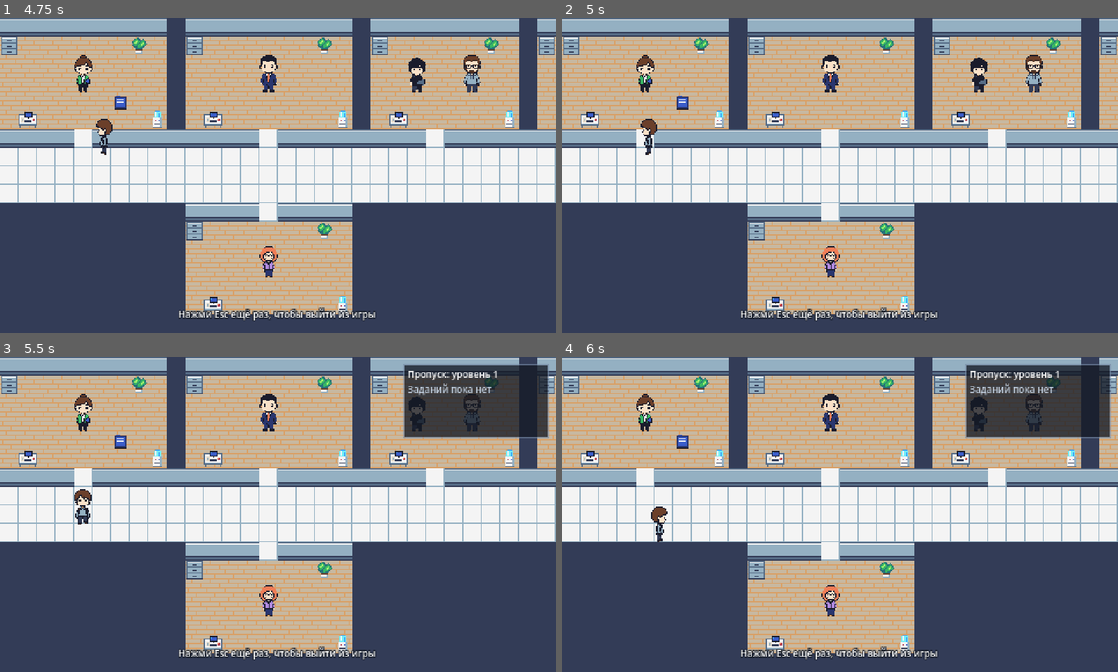
Above: before the commit, frames 1-4 (two rows, left to right).
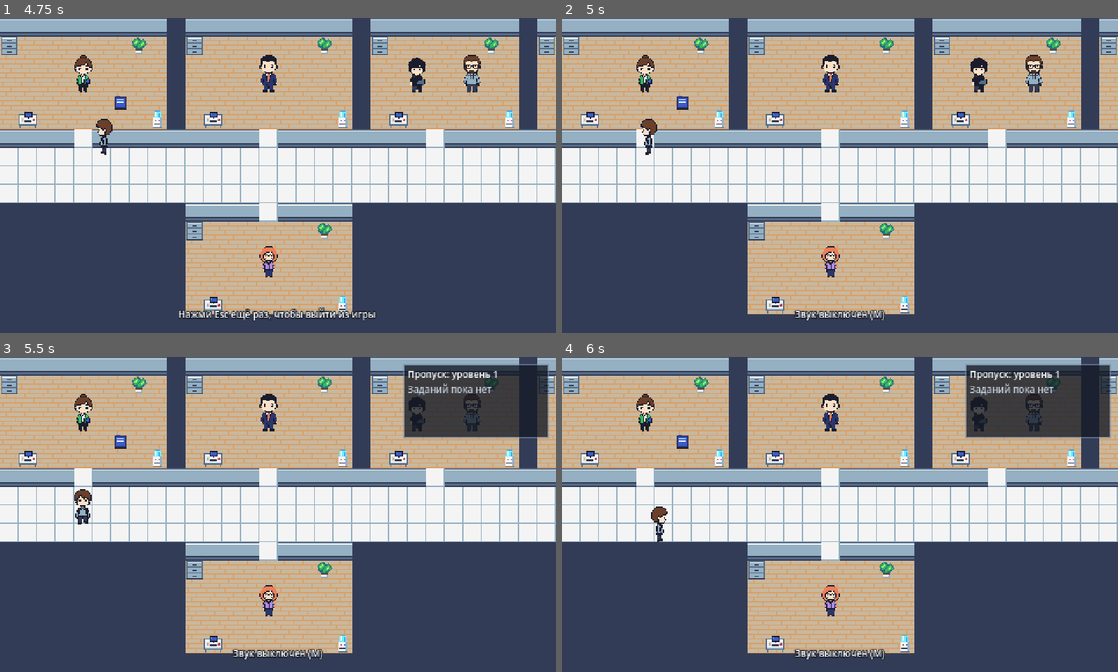
Above: after the commit, the same moments.

Repository: MArtyoma/LevelUp
Game: Godot game, scene res://src/main.tscn
The game is run twice, just before and just after one commit, with the same random seed, the same clock (stepped at 60 frames per second) and the same inputs.
Inputs:
- Up to frame 1 (4.75 s): tap Enter at 0.5, 3.6 s; hold D (move_right) 0.53-1.28 s; hold J (toggle_quests) 0.53-1.28 s; tap Space (ui_select) at 0.77, 0.8, 1.07, 1.35, 1.52, 1.82, 2, 2.3, 3.02, 3.32, 3.77, 3.8, 4.07, 4.52 s; hold S (move_down) 1.28-2.03 s; tap J (toggle_quests) at 1.55, 2.85, 4.55 s; hold D (move_right) 2.03-2.78 s; hold E (interact) 2.03-2.78 s; hold W (move_up) 2.78-3.53 s; hold A (move_left) from 3.53 s (still down); tap Escape (ui_cancel) at 4.15 s; tap Tab at 4.35 s
- Up to frame 2 (5 s): keep holding A (move_left); tap Space (ui_select) at 4.82 s; tap M (toggle_mute, bound only after the commit) at 4.9 s
- Up to frame 3 (5.5 s): release A (move_left) at 5.03 s; hold S (move_down) from 5.03 s (still down); hold J (toggle_quests) from 5.03 s (still down); tap Space (ui_select) at 5.3 s
- Up to frame 4 (6 s): release S (move_down) at 5.78 s; release J (toggle_quests) at 5.78 s; hold D (move_right) from 5.78 s (still down); tap Space (ui_select) at 5.85 s

Frame 1 is identical in both runs. In frame 2, 0.8% of the frame differs, in the area x 32-68%, y 91-97%; in frame 3, 0.8%; in frame 4, 0.8%.

Commit message:
Звук: музыка, голоса, шаги по поверхности, отклики на квесты
Автозагрузка Sound слушает EventBus: писк реплики с высотой голоса из id
сотрудника, щелчки вариантов ответа, квест выдан/выполнен, пропуск, отказ двери,
промах и проигрыш в дуэли. Музыка офиса петлёй, в дуэли — своя. Шаг звучит по
тайлу под ногами (слой данных surface в тайлсете: ковролин или плитка). M — звук
вкл/выкл.

Звуки — черновики _placeholder, на слух не проверены: писки sfxr (параметры в
tools/audio/chosen/), шаги и музыка — Stable Audio на arrakis; шаги нарезаны из
серий новым tools/audio/slice_steps.py. Инструменты генерации кладут .gdignore,
чтобы Godot не импортировал черновики. 5 новых тестов.

Co-Authored-By: Claude Opus 5.5 <noreply@anthropic.com>

Diff:
--- a/assets/tiles/office_placeholder.tres
+++ b/assets/tiles/office_placeholder.tres
@@ -5,7 +5,9 @@
 [sub_resource type="TileSetAtlasSource" id="TileSetAtlasSource_fr3ay"]
 texture = ExtResource("1_kwl33")
 0:0/0 = 0
+0:0/0/custom_data_0 = "carpet"
 1:0/0 = 0
+1:0/0/custom_data_0 = "tile"
 2:0/0 = 0
 2:0/0/physics_layer_0/polygon_0/points = PackedVector2Array(-8, -8, 8, -8, 8, 8, -8, 8)
 3:0/0 = 0
@@ -22,6 +24,7 @@
 2:1/0 = 0
 2:1/0/physics_layer_0/polygon_0/points = PackedVector2Array(-7, -4, 7, -4, 7, 4, -7, 4)
 3:1/0 = 0
+3:1/0/custom_data_0 = "carpet"
 4:1/0 = 0
 5:1/0 = 0
 6:1/0 = 0
@@ -30,4 +33,6 @@
 [resource]
 physics_layer_0/collision_layer = 1
 physics_layer_0/collision_mask = 0
+custom_data_layer_0/name = "surface"
+custom_data_layer_0/type = 4
 sources/0 = SubResource("TileSetAtlasSource_fr3ay")
--- /dev/null
+++ b/default_bus_layout.tres
@@ -0,0 +1,20 @@
+[gd_resource type="AudioBusLayout" format=3]
+
+; Шины звука. Общая громкость музыки и звуков — здесь (или в редакторе:
+; нижняя панель Audio). Громкость отдельных звуков — src/autoload/sound.gd, VOLUME_DB.
+; Музыка сведена на -16 LUFS (tools/audio/gen_audio.py) — это громко для фона,
+; поэтому шина Music тише нуля.
+
+[resource]
+bus/1/name = &"Music"
+bus/1/solo = false
+bus/1/mute = false
+bus/1/bypass_fx = false
+bus/1/volume_db = -12.0
+bus/1/send = &"Master"
+bus/2/name = &"SFX"
+bus/2/solo = false
+bus/2/mute = false
+bus/2/bypass_fx = false
+bus/2/volume_db = 0.0
+bus/2/send = &"Master"
--- a/project.godot
+++ b/project.godot
@@ -23,6 +23,7 @@
 QuestLog="*res://src/autoload/quest_log.gd"
 DialogueRunner="*res://src/autoload/dialogue_runner.gd"
 Telemetry="*res://src/autoload/telemetry.gd"
+Sound="*res://src/autoload/sound.gd"
 SaveGame="*res://src/autoload/save_game.gd"
 
 [display]
@@ -86,6 +87,11 @@
 , Object(InputEventKey,"resource_local_to_scene":false,"resource_name":"","device":16,"window_id":0,"alt_pressed":false …(186 unchanged characters)…
 ]
 }
+toggle_mute={
+"deadzone": 0.2,
+"events": [Object(InputEventKey,"resource_local_to_scene":false,"resource_name":"","device":16,"window_id":0,"alt_pressed":false,"shift_pressed":false,"ctrl_pressed":false,"meta_pressed":false,"pressed":false,"keycode":0,"physical_keycode":77,"key_label":0,"unicode":0,"location":0,"echo":false,"script":null)
+]
+}
 
 [layer_names]
 
--- a/src/actors/player/player.gd
+++ b/src/actors/player/player.gd
@@ -45,11 +45,15 @@
 var _current_target: Node2D = null
 var _animation_time: float = 0.0
 
+# Слои тайлов уровня, верхний первым: по ним узнаём, по чему идём (звук шага).
+var _floor_layers: Array[TileMapLayer] = []
+
 
 func _ready() -> void:
 	_apply_grid()
 	_interaction_area.area_entered.connect(_on_reachable_entered)
 	_interaction_area.area_exited.connect(_on_reachable_exited)
+	_find_floor_layers()
 
 
 ## Подгоняет всё под текущий размер тайла (см. `src/core/grid.gd`).
@@ -193,8 +197,39 @@
 		_set_frame(0)
 		return
 	_animation_time += delta * ANIMATION_FPS
-	_set_frame(int(_animation_time) % _sprite.hframes)
+	var column := int(_animation_time) % _sprite.hframes
+	# В листе нога поднята в нечётных кадрах; шаг слышен, когда она опускается.
+	if column != _sprite.frame_coords.x and column % 2 == 0:
+		Sound.footstep(surface_under_feet())
+	_set_frame(column)
 
 
 func _set_frame(column: int) -> void:
 	_sprite.frame_coords.x = column
+
+
+# --- Звук шагов ---------------------------------------------------------------
+
+## Уровень добавлен в мир раньше игрока (src/main.gd), так что слои уже на месте.
+## Нужны только те, у тайлсета которых есть слой данных `surface`
+## (tools/build_tileset.gd): level designer для новой карты ничего настраивать не надо.
+func _find_floor_layers() -> void:
+	var world := get_parent()
+	if world == null:
+		return
+	for node in world.find_children("*", "TileMapLayer", true, false):
+		var layer := node as TileMapLayer
+		if layer.tile_set != null and layer.tile_set.has_custom_data_layer_by_name("surface"):
+			_floor_layers.push_front(layer)
+
+
+## По чему стоит игрок: "carpet", "tile" или "" (не знаем — звучит ковролин).
+func surface_under_feet() -> String:
+	for layer in _floor_layers:
+		var data := layer.get_cell_tile_data(layer.local_to_map(layer.to_local(global_position)))
+		if data == null:
+			continue
+		var surface := String(data.get_custom_data("surface"))
+		if not surface.is_empty():
+			return surface
+	return ""
--- /dev/null
+++ b/src/autoload/sound.gd
@@ -0,0 +1,283 @@
+extends Node
+
+## Звуки и музыка.
+##
+## Владелец: лид. Сами звуки — artist (`assets/sfx/`, `assets/music/`).
+##
+## Как интерфейс, про игру знает только через EventBus: квесты не знают, что у них
+## есть звук, а звук не лезет в квесты. Прямо сюда обращаются двое — окно разговора
+## (щелчки по вариантам ответа) и игрок (шаги): у этих событий нет сигнала в шине,
+## и заводить сигнал на каждый шаг шина запрещает.
+##
+## **Файлы ищутся по имени, как картинки в `OwnArt`:**
+##
+##   assets/sfx/<имя>.wav                звук, который выбрал человек
+##   assets/sfx/<имя>_placeholder.wav    черновик нейросети или sfxr (tools/audio/)
+##   assets/sfx/<имя>_0.wav, <имя>_1 ... варианты — играется случайный (шаги)
+##
+## Файл человека важнее черновика: положил `quest_done.wav` рядом с
+## `quest_done_placeholder.wav` — в игре сразу он. Музыка — `assets/music/<имя>.ogg`
+## по тем же правилам. **Файла нет — тишина, а не ошибка:** игра обязана работать
+## и без звука, на замере он может быть выключен.
+
+const SFX_DIR := "res://assets/sfx/"
+const MUSIC_DIR := "res://assets/music/"
+const MAX_VARIANTS := 8
+
+## Сколько звуков может звучать одновременно. Больше — самый старый обрывается.
+const VOICES := 6
+
+## Громкость звуков относительно друг друга, dB. Писки sfxr громкие по природе
+## (квадратная волна на полной громкости), поэтому они тише нуля; шаги — фон.
+## Общая громкость — шины Music и SFX в default_bus_layout.tres.
+const VOLUME_DB := {
+	"talk": -14.0,
+	"ui_select": -18.0,
+	"ui_confirm": -14.0,
+	"ui_cancel": -14.0,
+	"journal": -18.0,
+	"door_denied": -12.0,
+	"objective": -12.0,
+	"quest_new": -10.0,
+	"quest_done": -8.0,
+	"access_up": -10.0,
+	"duel_miss": -10.0,
+	"duel_lost": -10.0,
+	"step_carpet": -12.0,
+	"step_tile": -14.0,
+}
+
+## Если несколько событий пришли разом (выполнил цель — закрылся квест — выдали
+## пропуск), играет одно, самое важное. Три звука подряд за один кадр — каша.
+const PRIORITY := {
+	"objective": 1,
+	"quest_new": 2,
+	"access_up": 2,
+	"quest_done": 3,
+}
+
+## Высота «голоса» NPC в разговоре. Берётся из id, а не случайно: у Кима всегда
+## один и тот же голос, и его узнаёшь, не глядя на портрет.
+const VOICE_PITCH_MIN := 0.8
+const VOICE_PITCH_MAX := 1.3
+
+const MUSIC_FADE_SECONDS := 0.8
+const SILENT_DB := -40.0
+
+## Что играет сейчас: имя музыки ("" — тишина) и последние звуки. Нужно тестам
+## и для отладки: звук в headless не услышишь.
+var music_name: String = ""
+var recent: Array[String] = []
+
+var _cache: Dictionary = {}
+var _last_variant: Dictionary = {}
+var _pool: Array[AudioStreamPlayer] = []
+var _music: AudioStreamPlayer
+var _music_tween: Tween
+var _music_before_duel: String = ""
+var _voice_pitch: float = 1.0
+var _pending: String = ""
+
+# Без экрана (тесты, проверка данных) звук никто не услышит, а играющий в момент
+# выхода звук Godot записывает в утечки — лог тестов в CI краснеет на пустом месте.
+# Поэтому в headless звуки только запоминаются в `recent`, но не играют.
+var _silent: bool = DisplayServer.get_name() == "headless"
+
+
+func _ready() -> void:
+	# Звук паузы не боится: меню паузы тоже щёлкает.
+	process_mode = Node.PROCESS_MODE_ALWAYS
+	for i in VOICES:
+		var player := AudioStreamPlayer.new()
+		player.bus = _bus("SFX")
+		add_child(player)
+		_pool.append(player)
+	_music = AudioStreamPlayer.new()
+	_music.bus = _bus("Music")
+	add_child(_music)
+	_connect_to_bus()
+
+
+func _connect_to_bus() -> void:
+	EventBus.dialogue_started.connect(_on_dialogue_started)
+	EventBus.dialogue_line_shown.connect(func(_text: String, _speaker: String):
+		play("talk", _voice_pitch))
+	EventBus.duel_patience_changed.connect(_on_patience)
+	EventBus.dialogue_finished.connect(_on_dialogue_finished)
+	EventBus.quest_started.connect(func(_id: String): _queue("quest_new"))
+	EventBus.quest_objective_completed.connect(func(_quest: String, _objective: String):
+		_queue("objective"))
+	EventBus.quest_completed.connect(func(_id: String): _queue("quest_done"))
+	EventBus.access_level_changed.connect(func(_level: int): _queue("access_up"))
+	EventBus.access_denied.connect(func(_required: int, _current: int):
+		play("door_denied"))
+
+
+func _unhandled_input(event: InputEvent) -> void:
+	if not event.is_action_pressed("toggle_mute"):
+		return
+	var master := AudioServer.get_bus_index("Master")
+	AudioServer.set_bus_mute(master, not AudioServer.is_bus_mute(master))
+	EventBus.hint_shown.emit("Звук выключен (M)" if AudioServer.is_bus_mute(master)
+		else "Звук включён (M)")
+	get_viewport().set_input_as_handled()
+
+
+# --- Звуки --------------------------------------------------------------------
+
+## Сыграть звук по имени. `pitch` — высота: 1.0 как в файле.
+func play(sound_name: String, pitch: float = 1.0) -> void:
+	var stream := _pick(sound_name)
+	_remember(sound_name)
+	if stream == null or _silent:
+		return
+	var player := _free_player()
+	player.stream = stream
+	player.pitch_scale = pitch
+	player.volume_db = float(VOLUME_DB.get(sound_name, -10.0))
+	player.play()
+
+
+## Шаг игрока. `surface` — из тайлсета (слой данных `surface`): "carpet", "tile".
+## Высота чуть гуляет: одинаковые шаги подряд звучат как метроном.
+func footstep(surface: String) -> void:
+	play("step_" + (surface if not surface.is_empty() else "carpet"),
+		randf_range(0.92, 1.08))
+
+
+## Голос сотрудника: высота из его id, всегда одна и та же.
+static func voice_pitch(employee_id: String) -> float:
+	if employee_id.is_empty():
+		return 1.0
+	var t := float(absi(employee_id.hash()) % 1000) / 999.0
+	return lerpf(VOICE_PITCH_MIN, VOICE_PITCH_MAX, t)
+
+
+func _queue(sound_name: String) -> void:
+	if _pending.is_empty():
+		_flush_pending.call_deferred()
+	if int(PRIORITY.get(sound_name, 0)) >= int(PRIORITY.get(_pending, 0)):
+		_pending = sound_name
+
+
+func _flush_pending() -> void:
+	var sound_name := _pending
+	_pending = ""
+	if not sound_name.is_empty():
+		play(sound_name)
+
+
+func _remember(sound_name: String) -> void:
+	recent.append(sound_name)
+	if recent.size() > 16:
+		recent.pop_front()
+
+
+## Свободный проигрыватель, а если все заняты — тот, что играет дольше всех.
+func _free_player() -> AudioStreamPlayer:
+	var oldest := _pool[0]
+	for player in _pool:
+		if not player.playing:
+			return player
+		if player.get_playback_position() > oldest.get_playback_position():
+			oldest = player
+	return oldest
+
+
+## Случайный вариант, но не тот же, что в прошлый раз.
+func _pick(sound_name: String) -> AudioStream:
+	var variants := _variants(SFX_DIR, sound_name, "wav")
+	if variants.is_empty():
+		return null
+	var index := randi() % variants.size()
+	if variants.size() > 1 and index == int(_last_variant.get(sound_name, -1)):
+		index = (index + 1) % variants.size()
+	_last_variant[sound_name] = index
+	return variants[index]
+
+
+## Все файлы звука. Если человек положил хоть один свой вариант — черновики
+## этого звука больше не играют, даже если своих вариантов меньше.
+func _variants(folder: String, sound_name: String, extension: String) -> Array:
+	var key := folder + sound_name
+	if _cache.has(key):
+		return _cache[key]
+	var result: Array = []
+	for suffix: String in ["", "_placeholder"]:
+		var names: Array[String] = [sound_name]
+		for i in MAX_VARIANTS:
+			names.append("%s_%d" % [sound_name, i])
+		for base in names:
+			var path := "%s%s%s.%s" % [folder, base, suffix, extension]
+			if ResourceLoader.exists(path):
+				result.append(load(path))
+		if not result.is_empty():
+			break
+	_cache[key] = result
+	return result
+
+
+func _bus(bus_name: String) -> StringName:
+	return StringName(bus_name) if AudioServer.get_bus_index(bus_name) >= 0 else &"Master"
+
+
+# --- Музыка -------------------------------------------------------------------
+
+## Включить музыку по имени ("" — выключить). Смена — через затухание.
+func play_music(track: String) -> void:
+	if track == music_name:
+		return
+	music_name = track
+	var stream: AudioStream = null
+	var found := _variants(MUSIC_DIR, track, "ogg") if not track.is_empty() else []
+	if not found.is_empty():
+		stream = found[0]
+		# Петля включается здесь, а не галочкой в импорте: новый файл artist
+		# зациклится сам, настраивать ничего не надо.
+		if stream is AudioStreamOggVorbis:
+			(stream as AudioStreamOggVorbis).loop = true
+
+	if _music_tween != null:
+		_music_tween.kill()
+	_music_tween = create_tween()
+	if _music.playing:
+		_music_tween.tween_property(_music, "volume_db", SILENT_DB, MUSIC_FADE_SECONDS * 0.5)
+	_music_tween.tween_callback(_switch_music.bind(stream))
+	if stream != null:
+		_music_tween.tween_property(_music, "volume_db", 0.0, MUSIC_FADE_SECONDS)
+
+
+func _switch_music(stream: AudioStream) -> void:
+	_music.stop()
+	_music.stream = null
+	_music.stream = stream
+	if stream != null:
+		_music.volume_db = SILENT_DB
+		_music.play()
+
+
+# --- События разговора ----------------------------------------------------------
+
+func _on_dialogue_started(_dialogue_id: String, speaker: Dictionary) -> void:
+	_voice_pitch = voice_pitch(String(speaker.get("id", "")))
+
+
+## Первое сообщение о терпении приходит в начале дуэли (терпение полное) —
+## по нему включается музыка дуэли. Остальные — промахи игрока.
+func _on_patience(left: int, total: int) -> void:
+	if left == total:
+		if music_name != "duel":
+			_music_before_duel = music_name
+		play_music("duel")
+	else:
+		play("duel_miss")
+
+
+func _on_dialogue_finished(_dialogue_id: String, outcome: String) -> void:
+	match outcome:
+		"aborted":
+			play("ui_cancel")
+		"duel_lost":
+			play("duel_lost")
+	if music_name == "duel":
+		play_music(_music_before_duel)
--- a/src/main.gd
+++ b/src/main.gd
@@ -43,6 +43,7 @@
 	player.global_position = _spawn_position(level)
 	_world.add_child(player)
 	_limit_camera_to_level(level, player)
+	Sound.play_music("office")
 
 	EventBus.game_finished.connect(_on_game_finished)
 	print("LevelUp: компания %s, данные из %s" % [
--- a/src/ui/dialogue_box.gd
+++ b/src/ui/dialogue_box.gd
@@ -110,11 +110,17 @@
 		# пиксельный шрифт темой, эту строку можно убрать.
 		button.add_theme_font_size_override("font_size", Grid.ui_font_size(8))
 		var index := int(choice["index"])
-		button.pressed.connect(func(): DialogueRunner.choose(index))
+		button.pressed.connect(func():
+			Sound.play("ui_confirm")
+			DialogueRunner.choose(index))
 		_choices.add_child(button)
 
 	if _choices.get_child_count() > 0:
 		_choices.get_child(0).grab_focus()
+	# Щелчок при переходе между вариантами — только после первого фокуса:
+	# сам факт появления вариантов не должен щёлкать поверх голоса собеседника.
+	for button in _choices.get_children():
+		(button as Button).focus_entered.connect(Sound.play.bind("ui_select"))
 
 	if time_limit > 0.0:
 		_start_timer(time_limit)
--- a/src/ui/game_ui.gd
+++ b/src/ui/game_ui.gd
@@ -58,6 +58,7 @@
 func _unhandled_input(event: InputEvent) -> void:
 	if event.is_action_pressed("toggle_quests"):
 		_quest_panel.visible = not _quest_panel.visible
+		Sound.play("journal")
 		get_viewport().set_input_as_handled()
 
 
--- a/tests/test_runner.gd
+++ b/tests/test_runner.gd
@@ -15,6 +15,7 @@
 	preload("res://tests/test_quest_log.gd"),
 	preload("res://tests/test_dialogue_runner.gd"),
 	preload("res://tests/test_dialogue_box.gd"),
+	preload("res://tests/test_sound.gd"),
 	preload("res://tests/test_save_game.gd"),
 	preload("res://tests/test_grid.gd"),
 	preload("res://tests/test_level_scene.gd"),
--- /dev/null
+++ b/tests/test_sound.gd
@@ -0,0 +1,76 @@
+extends TestCase
+
+## Тесты звука. Услышать звук тест не может — проверяет, что звучать есть чему
+## и что звучит то, что нужно.
+
+const LEVEL_PATH := "res://src/levels/office_demo.tscn"
+const PLAYER_PATH := "res://src/actors/player/player.tscn"
+
+var _world: Node2D = null
+
+
+func after_each() -> void:
+	Sound.play_music("")
+	if is_instance_valid(_world):
+		_world.free()
+
+
+func test_every_sound_has_a_file() -> void:
+	# Имя в VOLUME_DB есть, файла нет — событие молчит, и никто этого не заметит.
+	for sound_name: String in Sound.VOLUME_DB:
+		check(not Sound._variants(Sound.SFX_DIR, sound_name, "wav").is_empty(),
+			"нет файла assets/sfx/%s[_N][_placeholder].wav" % sound_name)
+	for track: String in ["office", "duel"]:
+		check(not Sound._variants(Sound.MUSIC_DIR, track, "ogg").is_empty(),
+			"нет музыки assets/music/%s[_placeholder].ogg" % track)
+
+
+func test_voice_is_the_same_every_time() -> void:
+	var kim := Sound.voice_pitch("emp_kim")
+	equals(Sound.voice_pitch("emp_kim"), kim, "голос Кима должен быть всегда один")
+	check(kim >= Sound.VOICE_PITCH_MIN and kim <= Sound.VOICE_PITCH_MAX,
+		"высота голоса %.2f вне диапазона" % kim)
+	check(not is_equal_approx(kim, Sound.voice_pitch("emp_mironova")),
+		"у Кима и Мироновой одинаковые голоса")
+
+
+func test_many_events_at_once_play_one_sound() -> void:
+	# Последняя цель квеста: цель выполнена, квест закрыт, выдан пропуск — три
+	# события за кадр. Звучать должно одно, самое важное.
+	Sound.recent.clear()
+	EventBus.quest_objective_completed.emit("q", "o")
+	EventBus.access_level_changed.emit(2)
+	EventBus.quest_completed.emit("q")
+	Sound._flush_pending()
+	equals(Sound.recent.size(), 1, "за кадр должен прозвучать один звук")
+	equals(Sound.recent.back(), "quest_done", "из трёх событий главное — квест выполнен")
+
+
+func test_duel_music_starts_and_ends() -> void:
+	Sound.play_music("office")
+	EventBus.duel_patience_changed.emit(3, 3)
+	equals(Sound.music_name, "duel", "в начале дуэли должна включиться её музыка")
+	EventBus.duel_patience_changed.emit(2, 3)
+	equals(Sound.music_name, "duel", "промах не должен сбрасывать музыку дуэли")
+	EventBus.dialogue_finished.emit("duel", "duel_won")
+	equals(Sound.music_name, "office", "после дуэли должна вернуться музыка офиса")
+
+
+func test_footsteps_know_carpet_from_tiles() -> void:
+	_world = Node2D.new()
+	(Engine.get_main_loop() as SceneTree).current_scene.add_child(_world)
+	var level: Node = (load(LEVEL_PATH) as PackedScene).instantiate()
+	_world.add_child(level)
+	var ground := level.get_node("Ground") as TileMapLayer
+	var player: Player = (load(PLAYER_PATH) as PackedScene).instantiate()
+	_world.add_child(player)
+
+	var expected := { Vector2i(0, 0): "carpet", Vector2i(1, 0): "tile" }
+	for atlas: Vector2i in expected:
+		var cells := ground.get_used_cells_by_id(0, atlas)
+		check(not cells.is_empty(), "на карте нет тайла %s" % atlas)
+		if cells.is_empty():
+			continue
+		player.global_position = ground.to_global(ground.map_to_local(cells[0]))
+		equals(player.surface_under_feet(), expected[atlas],
+			"на тайле %s шаги звучат не так" % atlas)
--- /dev/null
+++ b/tools/audio/chosen/access_up.json
@@ -0,0 +1,11 @@
+{
+ "wave_type": 1,
+ "base_freq": 0.23789926959525787,
+ "freq_ramp": 0.1909633845743216,
+ "vib_strength": 0.17320868945035953,
+ "vib_speed": 0.5994771234975474,
+ "env_sustain": 0.08375905275556512,
+ "env_decay": 0.3567473740288428,
+ "_preset": "powerup",
+ "_seed": 8
+}
--- /dev/null
+++ b/tools/audio/chosen/door_denied.json
@@ -0,0 +1,12 @@
+{
+ "wave_type": 0,
+ "duty": 0.47142077840697405,
+ "base_freq": 0.39288890546751143,
+ "arp_speed": 0.6078091301134471,
+ "arp_mod": -0.27060982321395016,
+ "env_sustain": 0.160666062567866,
+ "env_decay": 0.23235888725334455,
+ "hpf_freq": 0.05,
+ "_preset": "cancel",
+ "_seed": 10
+}
--- /dev/null
+++ b/tools/audio/chosen/duel_miss.json
@@ -0,0 +1,10 @@
+{
+ "wave_type": 1,
+ "base_freq": 0.7687192163654379,
+ "freq_ramp": -0.4579293985692694,
+ "env_sustain": 0.004828642362681235,
+ "env_decay": 0.2642548583982617,
+ "hpf_freq": 0.17483640177100654,
+ "_preset": "hit",
+ "_seed": 7
+}
--- /dev/null
+++ b/tools/audio/chosen/journal.json
@@ -0,0 +1,9 @@
+{
+ "wave_type": 1,
+ "base_freq": 0.5791461442436253,
+ "env_sustain": 0.13948234964231737,
+ "env_decay": 0.00965728472536247,
+ "hpf_freq": 0.1,
+ "_preset": "blip",
+ "_seed": 7
+}
--- /dev/null
+++ b/tools/audio/chosen/objective.json
@@ -0,0 +1,10 @@
+{
+ "base_freq": 0.5133529296905244,
+ "env_sustain": 0.09622950358343829,
+ "env_decay": 0.15053235946034382,
+ "env_punch": 0.5114450768614823,
+ "arp_speed": 0.549488196985817,
+ "arp_mod": 0.5996514156650317,
+ "_preset": "pickup",
+ "_seed": 8
+}
--- /dev/null
+++ b/tools/audio/chosen/talk.json
@@ -0,0 +1,13 @@
+{
+ "wave_type": 0,
+ "duty": 0.33789926959525785,
+ "base_freq": 0.42934705078336705,
+ "env_attack": 0.02,
+ "env_sustain": 0.14819267691486432,
+ "env_decay": 0.10425926340253763,
+ "lpf_freq": 0.7494881969858169,
+ "hpf_freq": 0.05,
+ "volume": 0.35,
+ "_preset": "talk",
+ "_seed": 8
+}
--- /dev/null
+++ b/tools/audio/chosen/ui_cancel.json
@@ -0,0 +1,12 @@
+{
+ "wave_type": 0,
+ "duty": 0.3680117578143146,
+ "base_freq": 0.44622950358343827,
+ "arp_speed": 0.562633089865086,
+ "arp_mod": -0.3204816922871608,
+ "env_sustain": 0.12425926340253762,
+ "env_decay": 0.1747440984929085,
+ "hpf_freq": 0.05,
+ "_preset": "cancel",
+ "_seed": 8
+}
--- /dev/null
+++ b/tools/audio/chosen/ui_confirm.json
@@ -0,0 +1,13 @@
+{
+ "wave_type": 0,
+ "duty": 0.2971498294499487,
+ "base_freq": 0.37262737608867524,
+ "arp_speed": 0.6150934473039854,
+ "arp_mod": 0.3144872573335085,
+ "env_sustain": 0.17679410021533445,
+ "env_decay": 0.18656889169125856,
+ "env_punch": 0.2,
+ "hpf_freq": 0.05,
+ "_preset": "confirm",
+ "_seed": 7
+}
--- /dev/null
+++ b/tools/audio/chosen/ui_select.json
@@ -0,0 +1,11 @@
+{
+ "wave_type": 2,
+ "duty": 0.5,
+ "base_freq": 0.4801698347849004,
+ "env_sustain": 0.06952803419119562,
+ "env_decay": 0.08434617720005257,
+ "hpf_freq": 0.1,
+ "volume": 0.35,
+ "_preset": "select",
+ "_seed": 7
+}
--- a/tools/build_tileset.gd
+++ b/tools/build_tileset.gd
@@ -14,12 +14,14 @@
 
 const ATLAS_PATH := "res://assets/tiles/office_placeholder.png"
 const OUTPUT_PATH := "res://assets/tiles/office_placeholder.tres"
+const SURFACE_LAYER := "surface"
 
 ## Тайлы атласа: клетка, название, коробка столкновений в долях тайла.
-## `Vector2.ZERO` — сквозь тайл проходят.
+## `Vector2.ZERO` — сквозь тайл проходят. `surface` — по чему идёт игрок: от этого
+## зависит звук шага (src/autoload/sound.gd, assets/sfx/step_<surface>*.wav).
 const TILES := [
-	{ "cell": Vector2i(0, 0), "name": "ковролин",  "solid": Vector2.ZERO },
-	{ "cell": Vector2i(1, 0), "name": "плитка",    "solid": Vector2.ZERO },
+	{ "cell": Vector2i(0, 0), "name": "ковролин",  "solid": Vector2.ZERO, "surface": "carpet" },
+	{ "cell": Vector2i(1, 0), "name": "плитка",    "solid": Vector2.ZERO, "surface": "tile" },
 	{ "cell": Vector2i(2, 0), "name": "стена",     "solid": Vector2(1.0, 1.0) },
 	{ "cell": Vector2i(3, 0), "name": "верх стены","solid": Vector2.ZERO },
 	{ "cell": Vector2i(4, 0), "name": "стол",      "solid": Vector2(1.0, 0.625) },
@@ -29,7 +31,7 @@
 	{ "cell": Vector2i(0, 1), "name": "шкаф",      "solid": Vector2(1.0, 1.0) },
 	{ "cell": Vector2i(1, 1), "name": "кулер",     "solid": Vector2(0.5, 0.875) },
 	{ "cell": Vector2i(2, 1), "name": "принтер",   "solid": Vector2(0.875, 0.5) },
-	{ "cell": Vector2i(3, 1), "name": "ковёр",     "solid": Vector2.ZERO },
+	{ "cell": Vector2i(3, 1), "name": "ковёр",     "solid": Vector2.ZERO, "surface": "carpet" },
 	{ "cell": Vector2i(4, 1), "name": "коробка",   "solid": Vector2.ZERO },
 	{ "cell": Vector2i(5, 1), "name": "папка",     "solid": Vector2.ZERO },
 	{ "cell": Vector2i(6, 1), "name": "лицо стены","solid": Vector2(1.0, 1.0) },
@@ -59,6 +61,10 @@
 	# Слой 1 — «Стены»: с ним сталкивается игрок (см. project.godot, layer_names).
 	tile_set.set_physics_layer_collision_layer(0, 1)
 	tile_set.set_physics_layer_collision_mask(0, 0)
+	# Слой данных «surface»: его видно и в редакторе, в свойствах тайла.
+	tile_set.add_custom_data_layer(0)
+	tile_set.set_custom_data_layer_name(0, SURFACE_LAYER)
+	tile_set.set_custom_data_layer_type(0, TYPE_STRING)
 
 	var source := TileSetAtlasSource.new()
 	source.texture = texture
@@ -70,6 +76,8 @@
 	var solid_count := 0
 	for entry: Dictionary in TILES:
 		source.create_tile(entry["cell"])
+		if entry.has("surface"):
+			source.get_tile_data(entry["cell"], 0).set_custom_data(SURFACE_LAYER, entry["surface"])
 		var solid: Vector2 = entry["solid"]
 		if solid == Vector2.ZERO:
 			continue
--- a/tools/setup_input_map.gd
+++ b/tools/setup_input_map.gd
@@ -17,6 +17,7 @@
 		"move_right":    [KEY_D, KEY_RIGHT],
 		"interact":      [KEY_E, KEY_SPACE, KEY_ENTER],
 		"toggle_quests": [KEY_J, KEY_TAB],
+		"toggle_mute":   [KEY_M],
 	}
 
 	for action_name: String in actions:
Not shown, added: assets/music/duel_placeholder.ogg.import
Not shown, added: assets/music/office_placeholder.ogg.import
Not shown, added: assets/sfx/access_up_placeholder.wav.import
Not shown, added: assets/sfx/door_denied_placeholder.wav.import
Not shown, added: assets/sfx/duel_lost_placeholder.wav.import
Not shown, added: assets/sfx/duel_miss_placeholder.wav.import
Not shown, added: assets/sfx/journal_placeholder.wav.import
Not shown, added: assets/sfx/objective_placeholder.wav.import
Not shown, added: assets/sfx/quest_done_placeholder.wav.import
Not shown, added: assets/sfx/quest_new_placeholder.wav.import
Not shown, added: assets/sfx/step_carpet_0_placeholder.wav.import
Not shown, added: assets/sfx/step_carpet_1_placeholder.wav.import
(and 35 more such lines)
